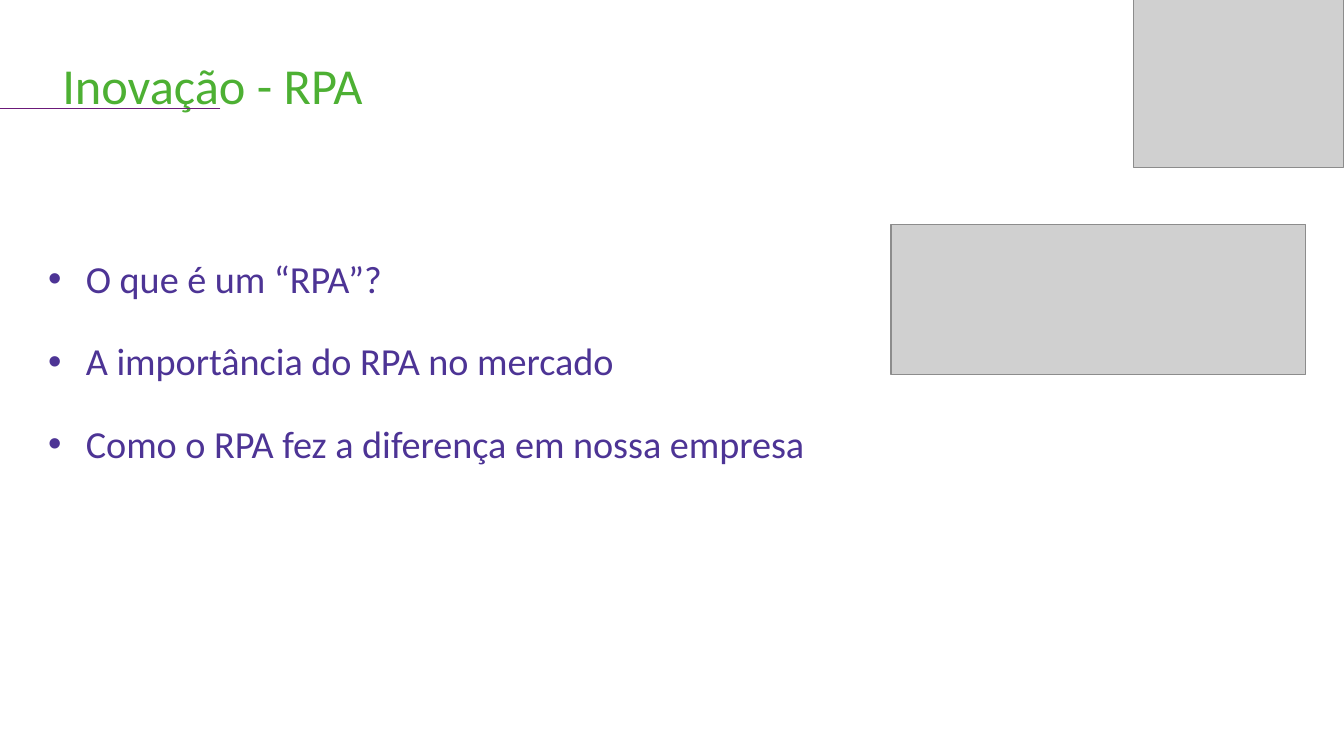
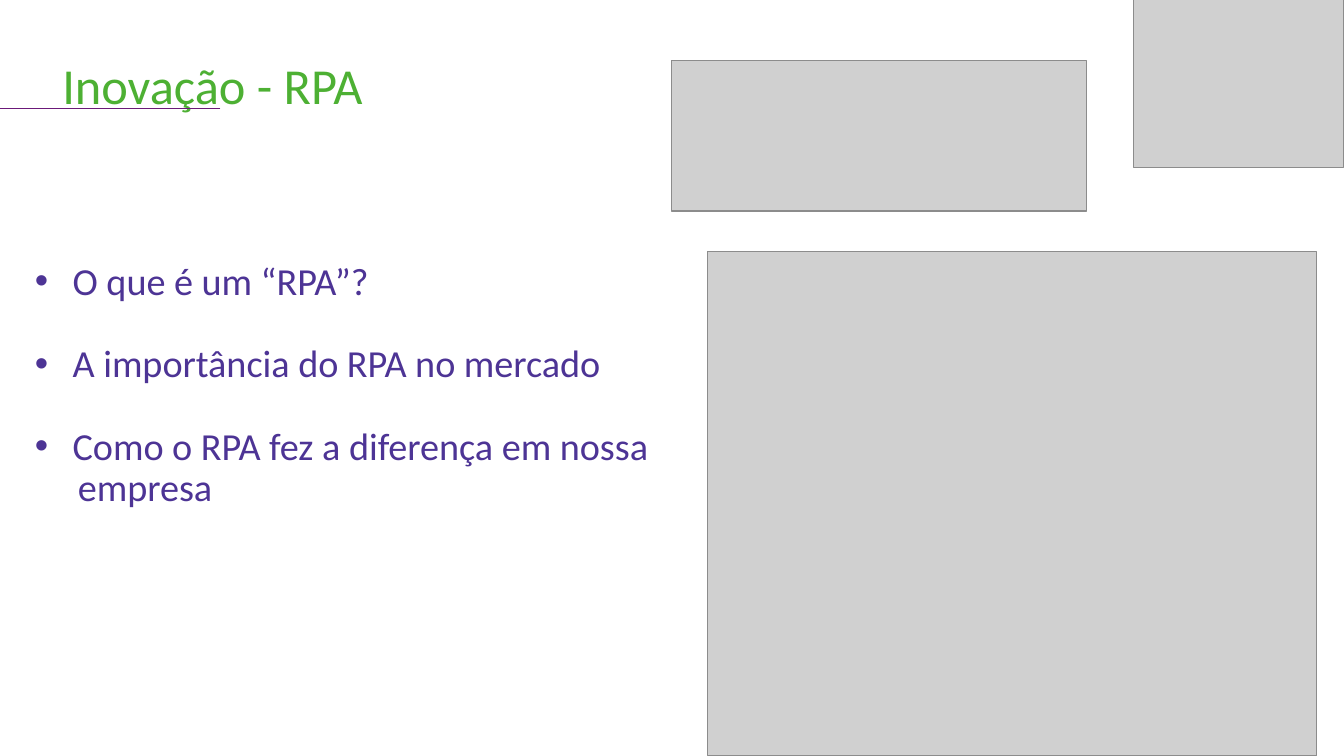
Before and after one commit to GVRO1/curso-angular, a slide deck: slide 7 of documentacao/Apresentações/Sprint 3.pptx (slide 9 before the commit). Drawn at 1344x756 pixels with LibreOffice and Linux fonts; fonts in the diff are those of the drawing; grey boxes stand for pictures. Boxes give left, top, right and bottom in pixels: in the first picture for what was removed or moved away, otherwise in the second. Text is boxed around its words. In the diff, an @@ line names an element or a change of style, - is before the commit and + after.

```diff
--- a/documentacao/Apresentações/Sprint 3.pptx
+++ b/documentacao/Apresentações/Sprint 3.pptx
@@ picture: place and size @@
-picture at <box>891,225,1307,375</box>
+picture at <box>673,60,1088,211</box>
@@ text "O que é um “RPA”?": place and size @@
-text "O que é um “RPA”?" at <box>86,265,804,465</box>
+text "O que é um “RPA”?" at <box>73,267,648,507</box>
@@ picture added at <box>708,252,1317,756</box> @@
@@ text at <box>73,433,648,507</box>: text changed @@
-• Como o RPA fez a diferença em nossa empresa
+• Como o RPA fez a diferença em nossa
+empresa
```
Also in this commit, not shown: 4 other slides changed, 3 slides added, 1 slide removed, 4 other files.
